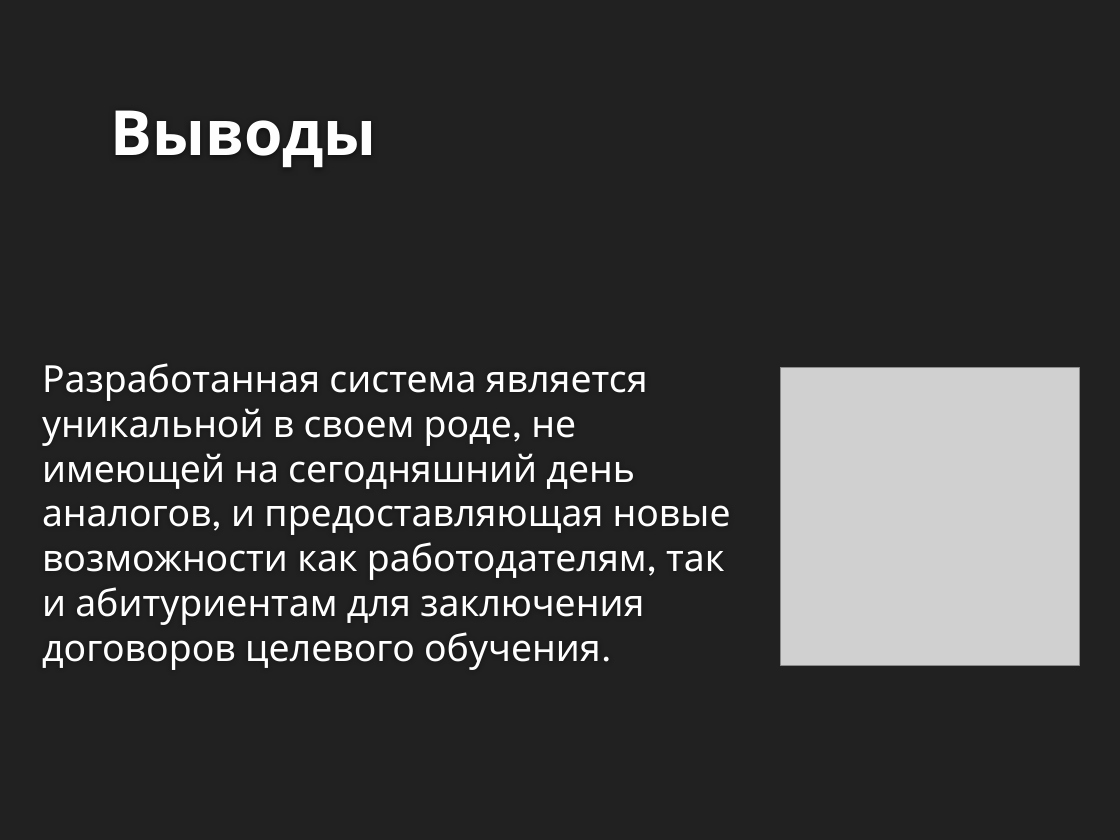
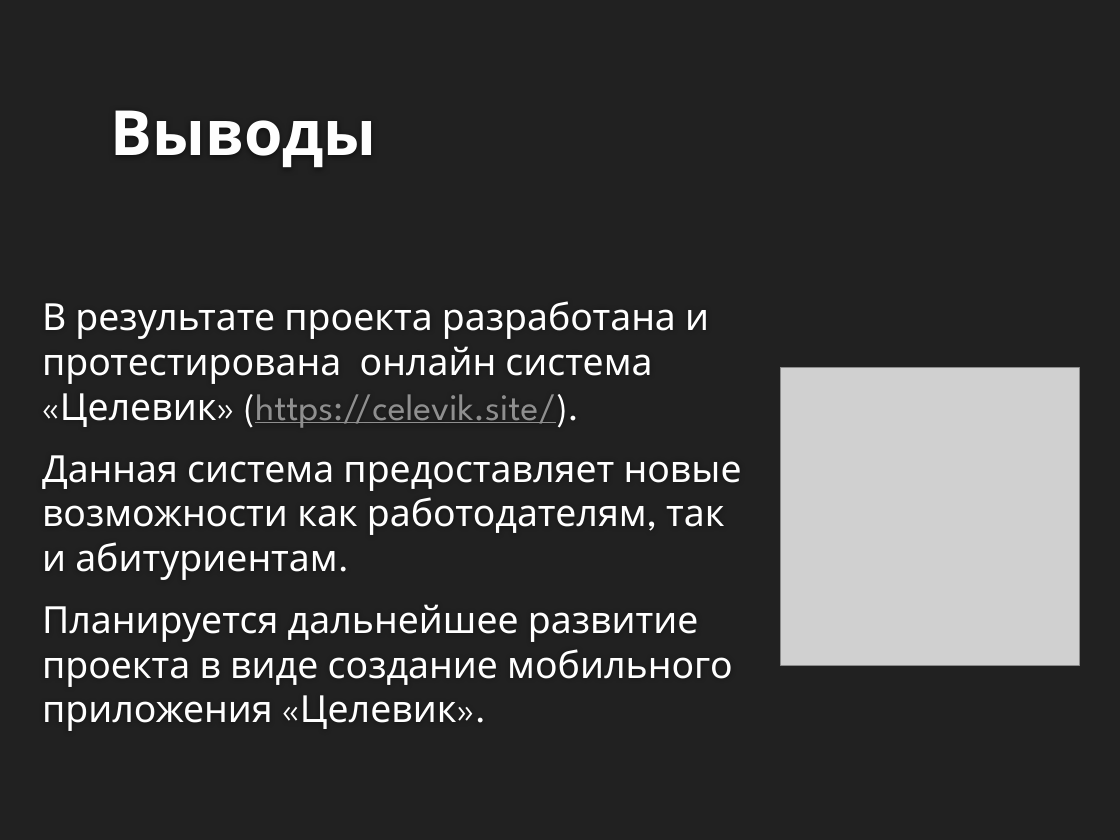
Before and after one commit to SerPan23/celevik, a slide deck: slide 10 of презентация.pptx (slide 7 before the commit). Drawn at 1120x840 pixels with LibreOffice and Linux fonts; fonts in the diff are those of the drawing; grey boxes stand for pictures; background and template pictures are left out. Boxes give left, top, right and bottom in pixels: in the first picture for what was removed or moved away, otherwise in the second. Text is boxed around its words. In the diff, an @@ line names an element or a change of style, - is before the commit and + after.

```diff
--- a/презентация.pptx
+++ b/презентация.pptx
@@ text at bbox=[42, 301, 742, 731]: text changed @@
-Разработанная система является уникальной в своем роде, не имеющей на сегодняшний день аналогов, и предоставляющая новые возможности как работодателям, так и абитуриентам для заключения договоров целевого обучения.
+В результате проекта разработана и протестирована онлайн система «Целевик» (https://celevik.site/).
+Данная система предоставляет новые возможности как работодателям, так и абитуриентам.
+Планируется дальнейшее развитие проекта в виде создание мобильного приложения «Целевик».
```
Also in this commit, not shown: 1 other slide changed, 3 slides added, 2 other files.
